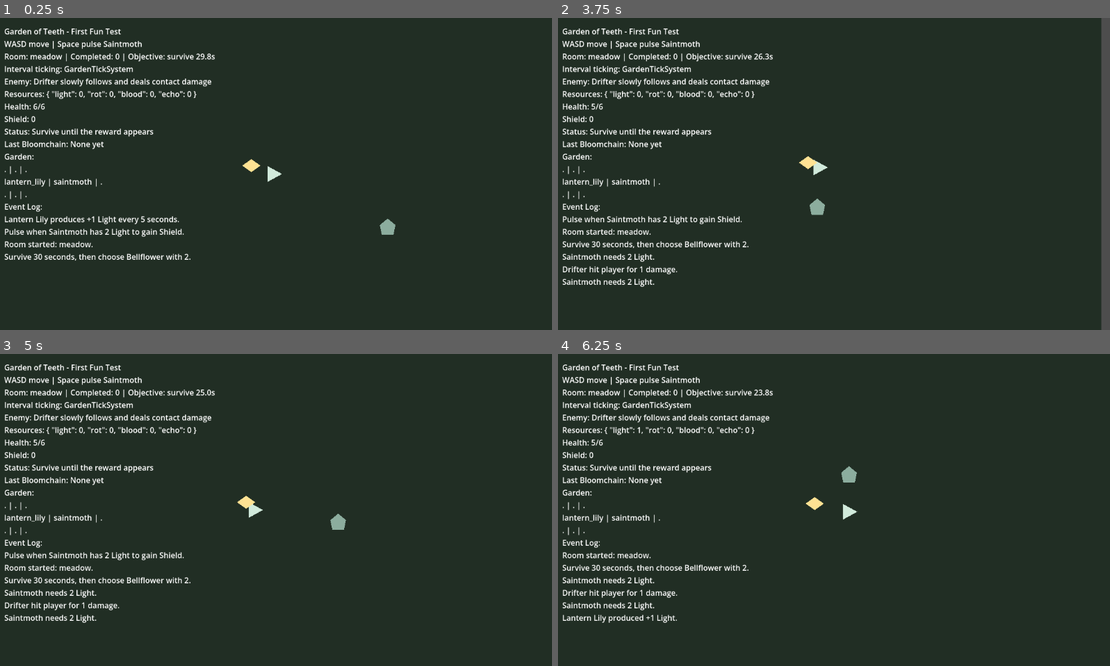
Above: before the commit, frames 1-4 (two rows, left to right).
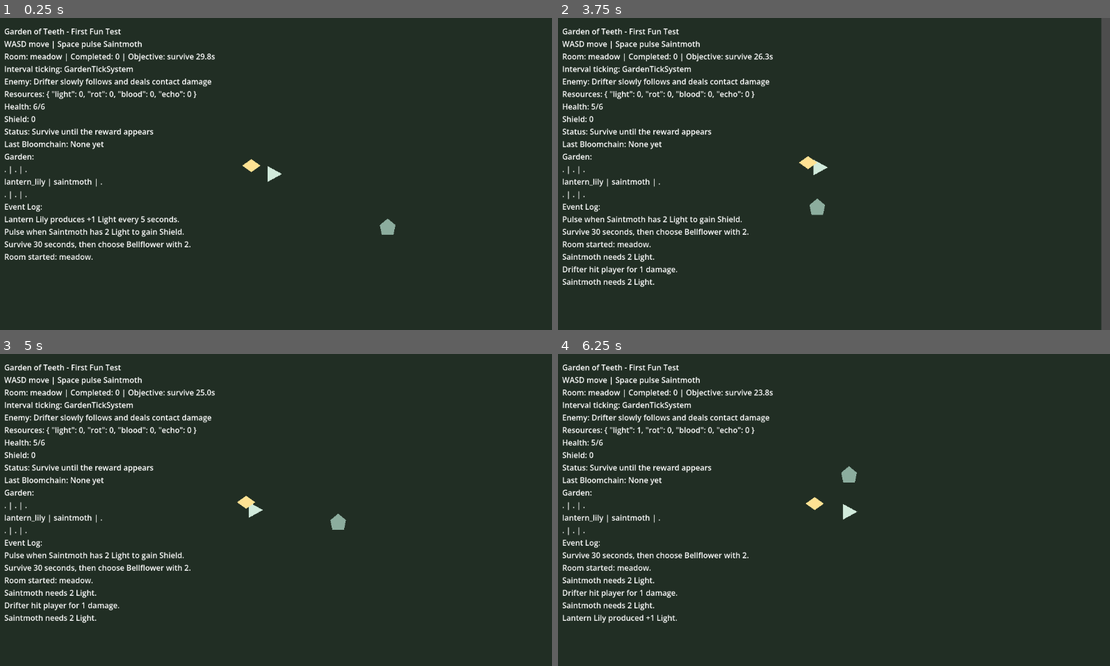
Above: after the commit, the same moments.

Repository: ImperfectRain/Garden-Godot
Game: Godot game, scene res://game/scenes/debug/first_fun_test.tscn
Same seed, same stepped clock (60 frames per second), same inputs: the game is played once before the commit and once after it.
Inputs:
- Up to frame 1 (0.25 s): no input
- Up to frame 2 (3.75 s): tap Enter at 0.5 s; hold D (move_right) 0.53-1.28 s; hold Space (pulse) 0.53-1.28 s; hold S (move_down) 1.28-2.03 s; tap 1 at 1.35 s; hold D (move_right) 2.03-2.78 s; tap 2 at 2.1 s; hold W (move_up) 2.78-3.53 s; tap 3 at 2.85 s; hold A (move_left) from 3.53 s (still down); hold Space (pulse) from 3.53 s (still down)
- Up to frame 3 (5 s): keep holding A (move_left); release Space (pulse) at 4.28 s; tap 1 at 4.35 s
- Up to frame 4 (6.25 s): release A (move_left) at 5.03 s; hold S (move_down) 5.03-5.78 s; tap 2 at 5.1 s; hold D (move_right) from 5.78 s (still down); tap 3 at 5.85 s

The runs differ from the first frame. In frame 1, 0.8% of the frame differs, in the area x 0-35%, y 71-78%; in frame 2, 0.8%; in frame 3, 0.8%; in frame 4, 0.8%, in the area x 0-35%, y 63-70%.

Commit message:
architecture: extract room flow responsibilities

Diff:
--- a/game/scripts/core/first_fun_test.gd
+++ b/game/scripts/core/first_fun_test.gd
@@ -6,8 +6,6 @@
 @onready var player := $Player
 @onready var debug_hud := $CanvasLayer/DebugHUD
 @onready var reward_choice_panel := $CanvasLayer/RewardChoicePanel
-
-const ROOM_SURVIVAL_SECONDS := 30.0
 
 var _last_health := 0
 var _last_shield := 0
@@ -29,6 +27,8 @@
 	GardenManager.piece_placed.connect(_on_piece_placed)
 	GardenManager.piece_triggered.connect(_on_piece_triggered)
 	Bloomchains.chain_finished.connect(_on_bloomchain_finished)
+	_room_controller.room_started.connect(_on_room_started)
+	_room_controller.reward_ready.connect(_on_room_reward_ready)
 	_reward_controller.setup(reward_choice_panel)
 	_reward_controller.reward_claimed.connect(_on_reward_claimed)
 	_reward_controller.reward_failed.connect(_on_reward_failed)
@@ -36,16 +36,14 @@
 	_last_shield = player.shield
 	debug_hud.add_event("Lantern Lily produces +1 Light every 5 seconds.")
 	debug_hud.add_event("Pulse when Saintmoth has 2 Light to gain Shield.")
-	debug_hud.add_event("Room started: %s." % RunManager.get_current_room_id())
 	debug_hud.add_event("Survive 30 seconds, then choose Bellflower with 2.")
-	_room_controller.start(ROOM_SURVIVAL_SECONDS)
+	_room_controller.start(RunManager.get_current_room_id())
 	_refresh_debug()
 
 
 func _process(delta: float) -> void:
 	GardenTickSystem.process_intervals(delta)
-	if _room_controller.process(delta):
-		_on_room_survival_complete()
+	_room_controller.process(delta)
 	_refresh_debug()
 
 
@@ -66,6 +64,7 @@
 
 
 func _on_reward_claimed(piece_id: String, _cell: Vector2i) -> void:
+	_room_controller.mark_reward_claimed()
 	debug_hud.set_status("Reward placed: %s" % _get_piece_name(piece_id))
 	RunManager.complete_current_room()
 	debug_hud.add_event("Room complete. Advanced to %s." % RunManager.get_current_room_id())
@@ -112,7 +111,7 @@
 
 
 func _on_player_defeated() -> void:
-	_room_controller.is_active = false
+	_room_controller.stop()
 	debug_hud.set_status("Player defeated - restart the scene to try again")
 	_refresh_debug()
 
@@ -127,7 +126,12 @@
 	_refresh_debug()
 
 
-func _on_room_survival_complete() -> void:
+func _on_room_started(room_id: String) -> void:
+	debug_hud.add_event("Room started: %s." % room_id)
+	_refresh_debug()
+
+
+func _on_room_reward_ready(_room_id: String) -> void:
 	debug_hud.set_status("Room survived - choose a reward")
 	debug_hud.add_event("Meadow survived. Choose one reward with 1, 2, or 3.")
 	_reward_controller.show_rewards()
@@ -136,16 +140,8 @@
 
 func _refresh_debug() -> void:
 	var room_id := RunManager.get_current_room_id()
-	debug_hud.set_room_info(room_id, RunManager.get_completed_room_count(), _get_room_objective_text())
+	debug_hud.set_room_info(room_id, RunManager.get_completed_room_count(), _room_controller.get_objective_text())
 	debug_hud.refresh()
-
-
-func _get_room_objective_text() -> String:
-	if _reward_controller.is_reward_available:
-		return "Reward ready"
-	if _reward_controller.has_claimed_reward():
-		return "Reward claimed"
-	return "survive %.1fs" % _room_controller.get_remaining_seconds()
 
 
 func _get_piece_name(piece_id: String) -> String:
--- a/game/scripts/core/simple_room_controller.gd
+++ b/game/scripts/core/simple_room_controller.gd
@@ -1,28 +1,56 @@
 extends RefCounted
 
-var duration_seconds := 30.0
+signal room_started(room_id: String)
+signal room_completed(room_id: String)
+signal reward_ready(room_id: String)
+
+const DEFAULT_SURVIVAL_SECONDS := 30.0
+
+var room_id := ""
+var duration_seconds := DEFAULT_SURVIVAL_SECONDS
 var elapsed_seconds := 0.0
 var is_active := false
 var is_complete := false
+var is_reward_ready := false
 
 
-func start(duration: float) -> void:
+func start(next_room_id: String, duration: float = DEFAULT_SURVIVAL_SECONDS) -> void:
+	room_id = next_room_id
 	duration_seconds = max(duration, 0.1)
 	elapsed_seconds = 0.0
 	is_active = true
 	is_complete = false
+	is_reward_ready = false
+	room_started.emit(room_id)
 
 
-func process(delta: float) -> bool:
+func process(delta: float) -> void:
 	if not is_active or is_complete:
-		return false
+		return
 	elapsed_seconds = min(elapsed_seconds + delta, duration_seconds)
 	if elapsed_seconds >= duration_seconds:
 		is_complete = true
 		is_active = false
-		return true
-	return false
+		is_reward_ready = true
+		room_completed.emit(room_id)
+		reward_ready.emit(room_id)
+
+
+func stop() -> void:
+	is_active = false
+
+
+func mark_reward_claimed() -> void:
+	is_reward_ready = false
 
 
 func get_remaining_seconds() -> float:
 	return max(duration_seconds - elapsed_seconds, 0.0)
+
+
+func get_objective_text() -> String:
+	if is_reward_ready:
+		return "Reward ready"
+	if is_complete:
+		return "Reward claimed"
+	return "survive %.1fs" % get_remaining_seconds()
Not shown, changed: docs/ARCHITECTURE_MAP.md
Not shown, changed: docs/COMMIT_LOG.md
Not shown, changed: docs/TECHNICAL_DESIGN.md
